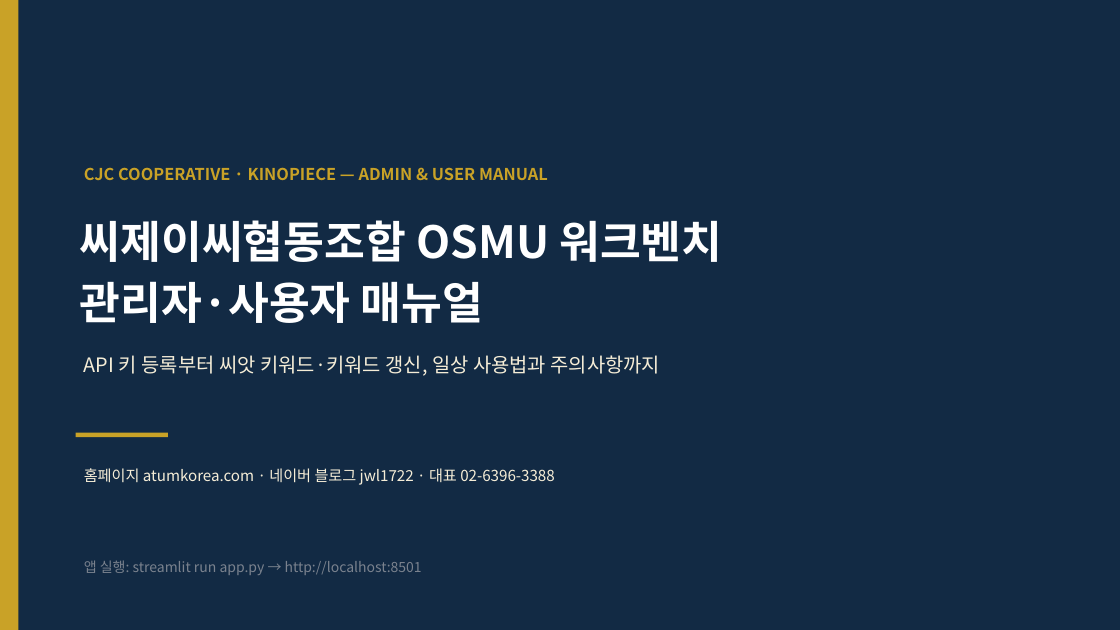
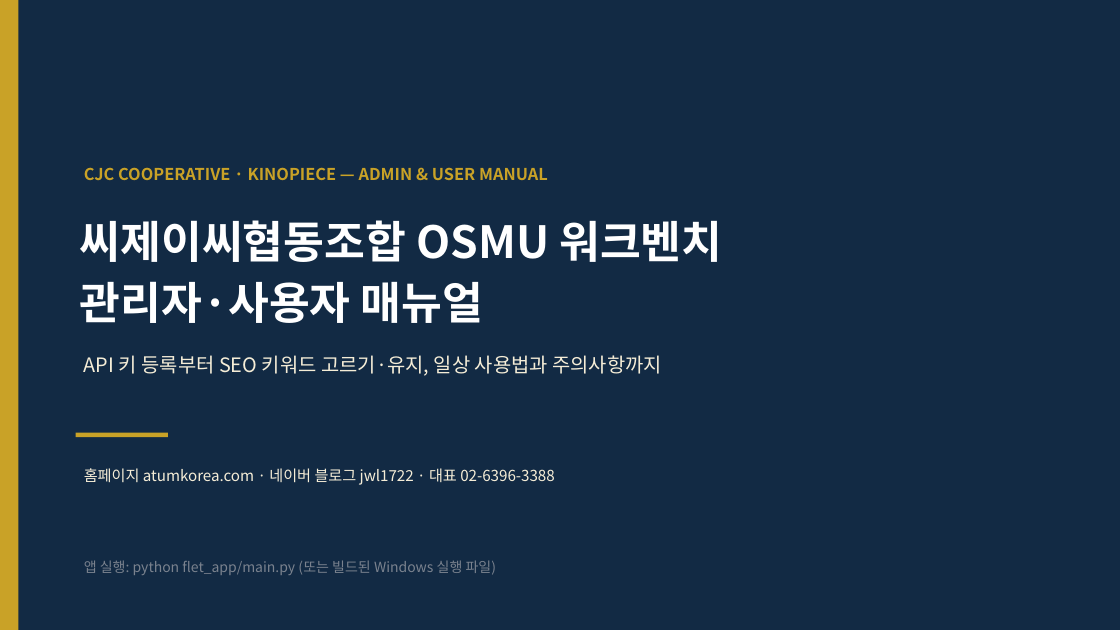
Before and after one commit to JaewooLee-AI/OSMU_cjc, a slide deck: slide 1 of docs/CJC_OSMU_사용자_매뉴얼.pptx. Drawn at 1120x630 pixels with LibreOffice and Linux fonts; fonts in the diff are those of the drawing. Boxes give left, top, right and bottom in pixels: in the first picture for what was removed or moved away, otherwise in the second. Text is boxed around its words. In the diff, an @@ line names an element or a change of style, - is before the commit and + after.

```diff
--- a/docs/CJC_OSMU_사용자_매뉴얼.pptx
+++ b/docs/CJC_OSMU_사용자_매뉴얼.pptx
@@ text at [84, 355, 662, 376]: text changed @@
-API 키 등록부터 씨앗 키워드·키워드 갱신, 일상 사용법과 주의사항까지
+API 키 등록부터 SEO 키워드 고르기·유지, 일상 사용법과 주의사항까지
@@ text at [84, 560, 497, 575]: text changed @@
-앱 실행: streamlit run app.py → http://localhost:8501
+앱 실행: python flet_app/main.py (또는 빌드된 Windows 실행 파일)
```
Also in this commit, not shown: 11 other slides changed, 4 other files.
